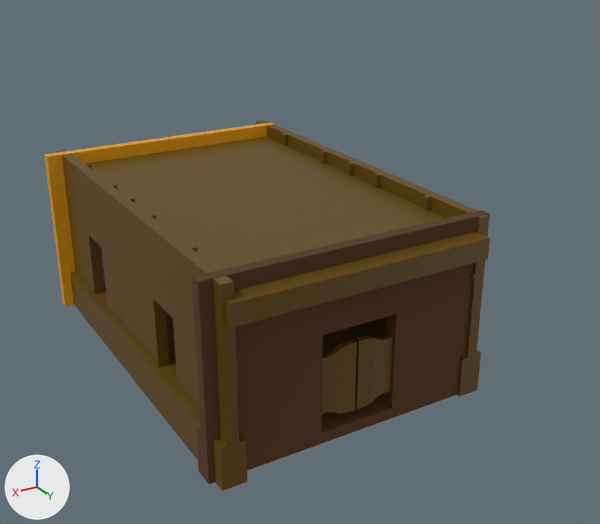
The FBX model Assets/Bar/models/escenariO2bar.fbx: old version first, new version second.
Rendered twice from a 50 mm camera at (5.46, 11.41, 6.49) aimed at (-0.44, 1.59, 1.58). Arrows for +X, +Y and +Z are at lower left; the lights stay in place. The picture after the commit comes second. Where no turn or scale is listed for an object, it has been applied to the vertices. Vertices at exactly the same position are counted once.

Objects in the first picture: 'Pared_puerta', 'estantera', 'fondo', 'pared_derecha.001', 'pared_izquierda', 'puerta1', 'puerta2', 'suelo', 'techo' and 1 more.
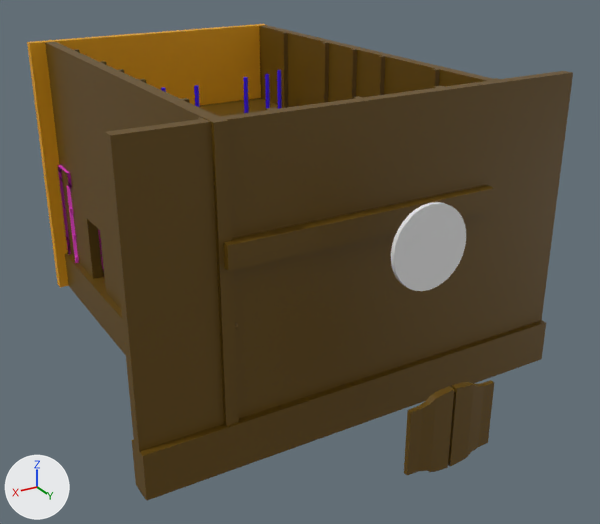
What differs and where, as boxes [x1, y1, x2, y2] in the pictures (600 x 524 px; the box of a moved part takes in the faces that stretch with it):
'pared_derecha.002', added (brown)
    after: [105, 71, 573, 500]
'pared_izquierda', reshaped, moved
    before: [57, 150, 248, 491]
    after: [45, 42, 245, 429]
'techo', moved
    before: [85, 136, 490, 328]
    after: [200, 98, 495, 271]
'Pared_puerta', deleted (brown)
    before: [192, 210, 490, 484]
'fondo', moved, rescaled (43% taller)
    before: [44, 123, 274, 306]
    after: [27, 24, 265, 287]
'pared_derecha.001', reshaped, moved
    before: [256, 120, 489, 396]
    after: [259, 25, 501, 108]
'puerta2', moved
    before: [322, 339, 357, 414]
    after: [404, 386, 454, 475]
'Cylinder.006', added
    after: [391, 202, 466, 291]
'puerta1', moved
    before: [355, 336, 393, 409]
    after: [448, 380, 494, 466]
'estantera', moved (mostly hidden before)
    before: [100, 246, 105, 285]
    after: [58, 165, 104, 270]
'Cylinder.003', moved (not visible before)
    after: [277, 70, 282, 109]
'Cylinder.001', moved (not visible before)
    after: [243, 77, 249, 113]
'Cylinder.002', moved (not visible before)
    after: [265, 74, 270, 109]
'Cylinder', moved (not visible before)
    after: [194, 85, 200, 108]
part 3 of me_cube_015, moved or reshaped (not visible afterwards)
    before: [368, 272, 484, 396]
part 4 of me_cube_015, moved or reshaped
    before: [256, 120, 489, 274]
    after: [259, 25, 501, 108]
'suelo', unchanged, covered by the edit
    before: [172, 318, 388, 427]

The change in detail:
me_cube_012 is used by ob_techo; location (0.0, 0.0, 0.0).
me_cube_012 had 8 vertices, 6 faces and spanned x -2.1..1.8, y -2.68..3.79, z 2.06..2.36.
me_cube_012 now has 8 vertices, 6 faces and spans x -1.95..1.95, y -3.23..3.23, z -0.15..0.15.
me_cube_012 part 5: the whole mesh is moved by (0.15, -0.55, -2.21).
me_cube_015 is used by ob_pared_derecha_001; location (0.0, 0.0, 0.0).
me_cube_015 had 410 vertices, 409 faces and spanned x -2.39..-2.03, y -2.9..3.54, z -0.23..2.57.
me_cube_015 now has 410 vertices, 409 faces and spans x -0.21..0.15, y -3.31..3.14, z -1.27..3.09.
me_cube_015 part 3: all 364 vertices in x -2.39..-2.03, y -2.9..3.54, z -0.23..1.73 are moved by (2.18, -0.41, -1.04).
me_cube_015 part 4: all 46 vertices in x -2.29..-2.05, y -2.9..3.54, z 2.57 are moved by (2.18, -0.41, 0.51).
me_cube_016 is used by ob_fondo; location (-0.09, -2.54, 1.18).
me_cube_016 had 8 vertices, 6 faces and spanned x -2.19..2.19, y -0.08..0.08, z -1.4..1.4.
me_cube_016 now has 8 vertices, 6 faces and spans x -2.19..2.19, y -0.08..0.08, z -1.4..2.96.
me_cube_016 part 1: the whole mesh is scaled about its middle by (1, 1, 1.55), then moved by (0.0, 0.0, 0.78).
me_cube_018 is used by ob_pared_izquierda; location (0.0, 0.0, 0.0).
me_cube_018 had 366 vertices, 368 faces and spanned x 1.6..1.95, y -2.76..3.69, z -0.23..2.57.
me_cube_018 now has 402 vertices, 404 faces and spans x -0.16..0.2, y -3.14..3.31, z -1.23..3.13.
me_cube_018 part 2: 366 vertices removed from x 1.6..1.95, y -2.76..3.69, z -0.23..2.57; 402 vertices added at x -0.16..0.2, y -3.14..3.31, z -1.23..3.13.
Mesh me_cylinder_002 is new.
It has 64 vertices, 34 faces and spans x -0.513..0.513, y -0.037..0.037, z -0.514..0.514.
Mesh me_cube_005 is new.
It has 408 vertices, 406 faces and spans x -3.31..3.13, y -0.15..0.21, z -1.27..3.09.
It uses material mat_zona_limpieza (brown #624700).
Object 'puerta2' (ob_puerta2) moves from (0.1, 3.4, 0.63) to (0.1, 5.33, 0.92).
Object 'techo' (ob_techo) moves from (0.0, 0.0, 0.0) to (-0.15, 0.55, 2.92).
Object 'pared_derecha.001' (ob_pared_derecha_001) moves from (0.0, 0.0, 0.0) to (-2.17, 0.42, 1.32).
Object 'estantera' (ob_estantera) moves from (-0.34, -2.32, 0.73) to (0.05, -2.42, 1.31).
Object 'fondo' (ob_fondo) moves from (-0.09, -2.54, 1.18) to (-0.09, -2.76, 1.46).
Object 'Cylinder' (ob_cylinder) moves from (0.0, 0.0, 0.0) to (0.0, -0.9, 2.91).
Object 'Cylinder.002' (ob_cylinder_002) moves from (0.0, 0.0, 0.0) to (-1.35, -1.01, 2.95).
Object 'Cylinder.001' (ob_cylinder_001) moves from (0.0, 0.0, 0.0) to (-0.87, -0.87, 2.96).
Object 'Cylinder.003' (ob_cylinder_003) moves from (0.0, 0.0, 0.0) to (-1.77, -1.32, 2.93).
Object 'pared_izquierda' (ob_pared_izquierda) moves from (0.0, 0.0, 0.0) to (1.76, 0.38, 1.28).
Object 'Pared_puerta' (ob_pared_puerta) is deleted.
Object 'puerta1' (ob_puerta1) moves from (-0.54, 3.4, 0.63) to (-0.54, 5.33, 0.92).
Object 'Cylinder.006' (ob_cylinder_006) is new; it shows me_cylinder_002.
Its location is (-0.2, 4.78, 2.98).
Object 'pared_derecha.002' (ob_pared_derecha_002) is new; it shows me_cube_005.
Its location is (-0.19, 3.51, 1.32).
